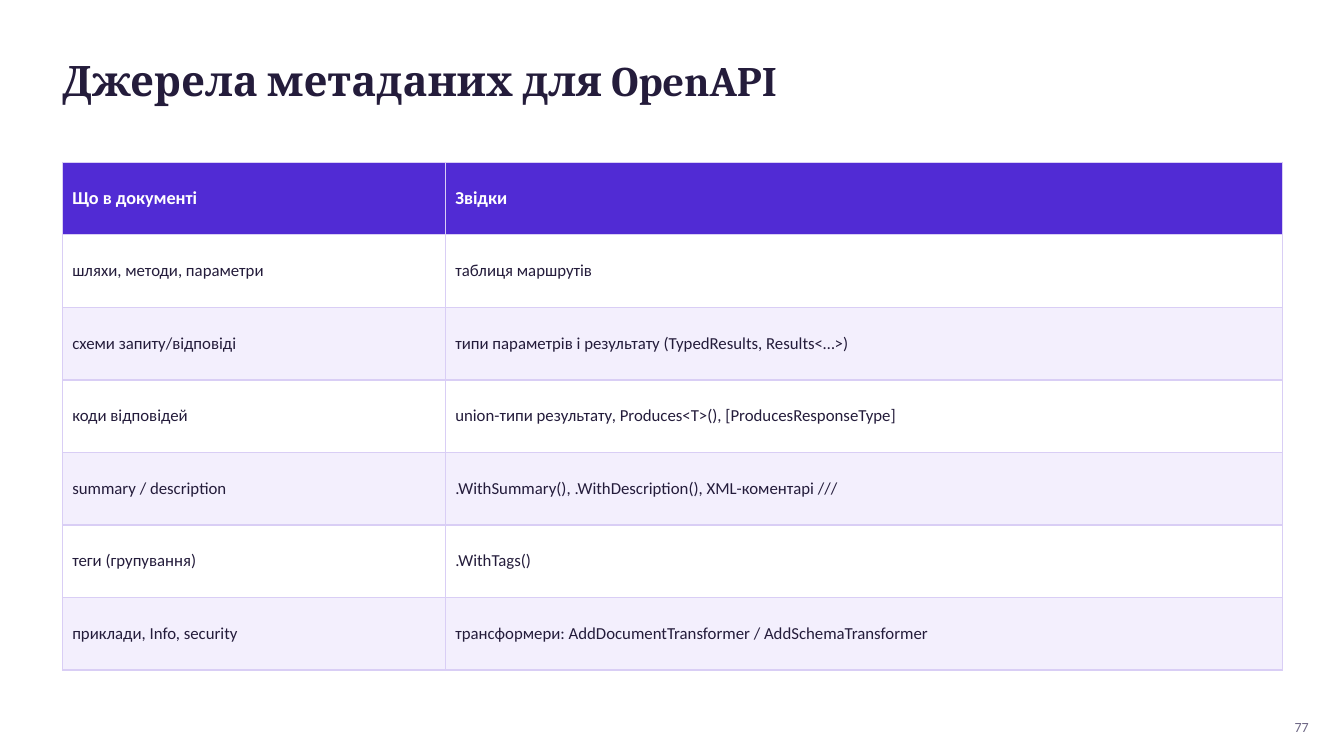
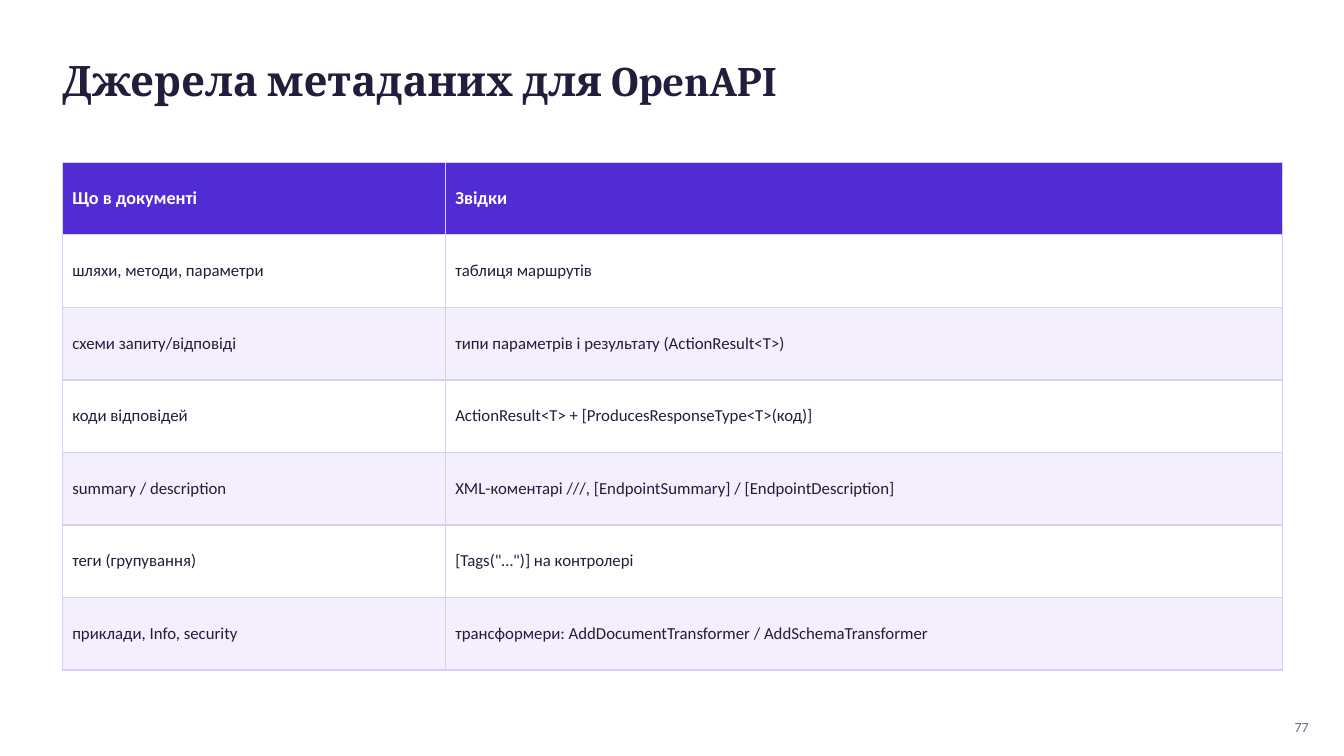
Before and after one commit to MrTomkaYurii/AspNet-Basics, a slide deck: slide 77 of docs/Основи ASP.NET Core — лекція.pptx. Drawn at 1344x756 pixels with LibreOffice and Linux fonts; fonts in the diff are those of the drawing. Boxes give left, top, right and bottom in pixels: in the first picture for what was removed or moved away, otherwise in the second. Text is boxed around its words. In the diff, an @@ line names an element or a change of style, - is before the commit and + after.

```diff
--- a/docs/Основи ASP.NET Core — лекція.pptx
+++ b/docs/Основи ASP.NET Core — лекція.pptx
@@ table at (63,162,1282,646) @@
-row 3, column 2: типи параметрів і результату (TypedResults, Results<…>)
+row 3, column 2: типи параметрів і результату (ActionResult<T>)
-row 4, column 2: union-типи результату, Produces<T>(), [ProducesResponseType]
+row 4, column 2: ActionResult<T> + [ProducesResponseType<T>(код)]
-row 5, column 2: .WithSummary(), .WithDescription(), XML-коментарі ///
+row 5, column 2: XML-коментарі ///, [EndpointSummary] / [EndpointDescription]
@@ row 6, column 2: ".WithTags()" to "[Tags("…")] на контролері" @@
```
Also in this commit, not shown: 17 other slides changed, 2 slides added, 2 slides removed, 50 other files.
